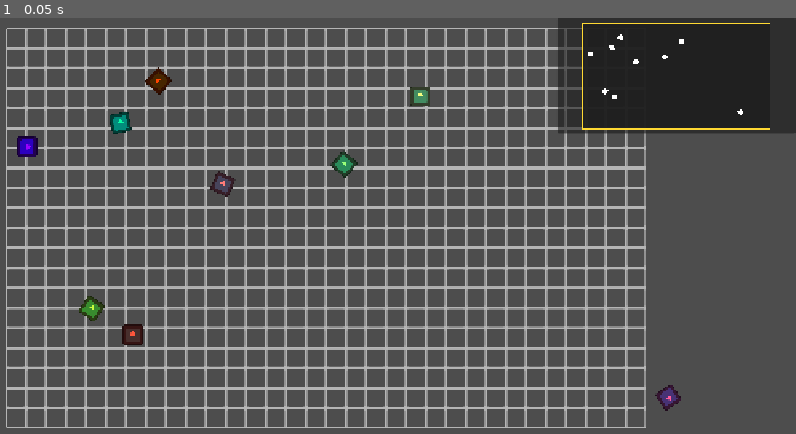
Above: before the commit, frame 1.
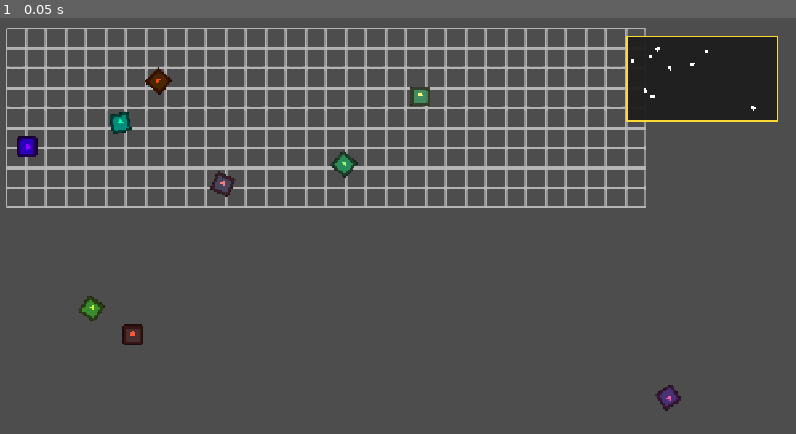
Above: after the commit, the same moment.

Repository: iboobey/piece-by-piece
Game: Godot game, scene res://scenes/puzzles/puzzle_one.tscn
Same seed, same stepped clock (60 frames per second), same inputs: the game is played once before the commit and once after it. The project has no main scene, so this scene is started directly. The engine's default icon, where the game draws it, is replaced by a stand-in: a white triangle on a blue panel in a dark square.
Inputs:
- Up to frame 1 (0.05 s): no input

The runs differ from the first frame. In frame 1, 16% of the frame differs, in the area x 0-100%, y 0-99%.

Commit message:
Some Minimap and Puzzle Piece Dragging Optimizations
I changed how the minimap cast is lit and how the puzzle pieces process frames work.

Diff:
--- a/scenes/elements/minimap.tscn
+++ b/scenes/elements/minimap.tscn
@@ -5,11 +5,17 @@
 
 [node name="Minimap" type="CanvasLayer" unique_id=983585876]
 script = ExtResource("1_x40qs")
+padding = 0.0
 
 [node name="PanelContainer" type="PanelContainer" parent="." unique_id=912337429]
-offset_left = 898.0
-offset_right = 1280.0
-offset_bottom = 185.0
+anchors_preset = 1
+anchor_left = 1.0
+anchor_right = 1.0
+offset_left = -270.0
+offset_top = 30.0
+offset_right = -30.0
+offset_bottom = 165.0
+grow_horizontal = 0
 
 [node name="MinimapControl" type="Control" parent="PanelContainer" unique_id=545719250]
 layout_mode = 2
--- a/scenes/puzzles/puzzle_one.tscn
+++ b/scenes/puzzles/puzzle_one.tscn
@@ -10,7 +10,7 @@
 
 [node name="PuzzleGrid" parent="." unique_id=1270099975 node_paths=PackedStringArray("LEVEL_CONTROLLER") instance=ExtResource("1_tx7lx")]
 GRID_X = 32
-GRID_Y = 20
+GRID_Y = 9
 GRID_SIZE = 32
 LEVEL_CONTROLLER = NodePath("../PuzzleLevelController")
 
@@ -19,15 +19,16 @@
 
 [node name="PiecesRoot" type="Node2D" parent="." unique_id=1078004608]
 
-[node name="PuzzlePiece" parent="PiecesRoot" unique_id=2072894686 node_paths=PackedStringArray("PUZZLE_GRID", "LEVEL_CONTROLLER") instance=ExtResource("2_tx7lx")]
+[node name="PuzzlePiece" parent="PiecesRoot" unique_id=2072894686 node_paths=PackedStringArray("PUZZLE_GRID", "LEVEL_CONTROLLER", "MINIMAP") instance=ExtResource("2_tx7lx")]
 position = Vector2(219, 507)
 GRID_X = 1
 GRID_Y = 1
 PUZZLE_GRID = NodePath("../../PuzzleGrid")
 LEVEL_CONTROLLER = NodePath("../../PuzzleLevelController")
 PUZZLE_MODULE = Color(1, 0.33811414, 0.23632264, 1)
+MINIMAP = NodePath("../../Minimap")
 
-[node name="PuzzlePiece2" parent="PiecesRoot" unique_id=2030280572 node_paths=PackedStringArray("PUZZLE_GRID", "LEVEL_CONTROLLER") instance=ExtResource("2_tx7lx")]
+[node name="PuzzlePiece2" parent="PiecesRoot" unique_id=2030280572 node_paths=PackedStringArray("PUZZLE_GRID", "LEVEL_CONTROLLER", "MINIMAP") instance=ExtResource("2_tx7lx")]
 position = Vector2(1076, 607)
 rotation = 2.557566
 GRID_X = 1
@@ -35,8 +36,9 @@
 PUZZLE_GRID = NodePath("../../PuzzleGrid")
 LEVEL_CONTROLLER = NodePath("../../PuzzleLevelController")
 PUZZLE_MODULE = Color(1, 0.3590473, 0.6107856, 1)
+MINIMAP = NodePath("../../Minimap")
 
-[node name="PuzzlePiece3" parent="PiecesRoot" unique_id=1228614711 node_paths=PackedStringArray("PUZZLE_GRID", "LEVEL_CONTROLLER") instance=ExtResource("2_tx7lx")]
+[node name="PuzzlePiece3" parent="PiecesRoot" unique_id=1228614711 node_paths=PackedStringArray("PUZZLE_GRID", "LEVEL_CONTROLLER", "MINIMAP") instance=ExtResource("2_tx7lx")]
 position = Vector2(153, 465)
 rotation = 0.59905493
 GRID_X = 1
@@ -44,59 +46,66 @@
 PUZZLE_GRID = NodePath("../../PuzzleGrid")
 LEVEL_CONTROLLER = NodePath("../../PuzzleLevelController")
 PUZZLE_MODULE = Color(0.78423136, 1, 0.24344015, 1)
+MINIMAP = NodePath("../../Minimap")
 
-[node name="PuzzlePiece4" parent="PiecesRoot" unique_id=1862630047 node_paths=PackedStringArray("PUZZLE_GRID", "LEVEL_CONTROLLER") instance=ExtResource("2_tx7lx")]
+[node name="PuzzlePiece4" parent="PiecesRoot" unique_id=1862630047 node_paths=PackedStringArray("PUZZLE_GRID", "LEVEL_CONTROLLER", "MINIMAP") instance=ExtResource("2_tx7lx")]
 position = Vector2(679, 125)
-GRID_X = 2
-GRID_Y = 1
+GRID_X = 1
+GRID_Y = 4
 PUZZLE_GRID = NodePath("../../PuzzleGrid")
 LEVEL_CONTROLLER = NodePath("../../PuzzleLevelController")
 PUZZLE_MODULE = Color(0.9504478, 1, 0.5075571, 1)
+MINIMAP = NodePath("../../Minimap")
 
-[node name="PuzzlePiece5" parent="PiecesRoot" unique_id=1964677161 node_paths=PackedStringArray("PUZZLE_GRID", "LEVEL_CONTROLLER") instance=ExtResource("2_tx7lx")]
+[node name="PuzzlePiece5" parent="PiecesRoot" unique_id=1964677161 node_paths=PackedStringArray("PUZZLE_GRID", "LEVEL_CONTROLLER", "MINIMAP") instance=ExtResource("2_tx7lx")]
 position = Vector2(557, 233.99998)
 rotation = 0.7054496
-GRID_X = 2
-GRID_Y = 2
+GRID_X = 1
+GRID_Y = 5
 PUZZLE_GRID = NodePath("../../PuzzleGrid")
 LEVEL_CONTROLLER = NodePath("../../PuzzleLevelController")
 PUZZLE_MODULE = Color(0.5978302, 1, 0.47373664, 1)
+MINIMAP = NodePath("../../Minimap")
 
-[node name="PuzzlePiece6" parent="PiecesRoot" unique_id=1929394198 node_paths=PackedStringArray("PUZZLE_GRID", "LEVEL_CONTROLLER") instance=ExtResource("2_tx7lx")]
+[node name="PuzzlePiece6" parent="PiecesRoot" unique_id=1929394198 node_paths=PackedStringArray("PUZZLE_GRID", "LEVEL_CONTROLLER", "MINIMAP") instance=ExtResource("2_tx7lx")]
 position = Vector2(363, 266)
 rotation = 0.40938783
-GRID_X = 2
-GRID_Y = 3
+GRID_X = 1
+GRID_Y = 6
 PUZZLE_GRID = NodePath("../../PuzzleGrid")
 LEVEL_CONTROLLER = NodePath("../../PuzzleLevelController")
 PUZZLE_MODULE = Color(1, 0.486789, 0.47485125, 1)
+MINIMAP = NodePath("../../Minimap")
 
-[node name="PuzzlePiece7" parent="PiecesRoot" unique_id=1556750826 node_paths=PackedStringArray("PUZZLE_GRID", "LEVEL_CONTROLLER") instance=ExtResource("2_tx7lx")]
+[node name="PuzzlePiece7" parent="PiecesRoot" unique_id=1556750826 node_paths=PackedStringArray("PUZZLE_GRID", "LEVEL_CONTROLLER", "MINIMAP") instance=ExtResource("2_tx7lx")]
 position = Vector2(50, 206)
 rotation = 1.5845603
-GRID_X = 3
-GRID_Y = 1
+GRID_X = 1
+GRID_Y = 7
 PUZZLE_GRID = NodePath("../../PuzzleGrid")
 LEVEL_CONTROLLER = NodePath("../../PuzzleLevelController")
 PUZZLE_MODULE = Color(0.6050606, 0, 1, 1)
+MINIMAP = NodePath("../../Minimap")
 
-[node name="PuzzlePiece8" parent="PiecesRoot" unique_id=532543539 node_paths=PackedStringArray("PUZZLE_GRID", "LEVEL_CONTROLLER") instance=ExtResource("2_tx7lx")]
+[node name="PuzzlePiece8" parent="PiecesRoot" unique_id=532543539 node_paths=PackedStringArray("PUZZLE_GRID", "LEVEL_CONTROLLER", "MINIMAP") instance=ExtResource("2_tx7lx")]
 position = Vector2(260, 101)
 rotation = -0.82693714
-GRID_X = 3
-GRID_Y = 2
+GRID_X = 1
+GRID_Y = 8
 PUZZLE_GRID = NodePath("../../PuzzleGrid")
 LEVEL_CONTROLLER = NodePath("../../PuzzleLevelController")
 PUZZLE_MODULE = Color(1, 0.2722674, 0, 1)
+MINIMAP = NodePath("../../Minimap")
 
-[node name="PuzzlePiece9" parent="PiecesRoot" unique_id=1555643464 node_paths=PackedStringArray("PUZZLE_GRID", "LEVEL_CONTROLLER") instance=ExtResource("2_tx7lx")]
+[node name="PuzzlePiece9" parent="PiecesRoot" unique_id=1555643464 node_paths=PackedStringArray("PUZZLE_GRID", "LEVEL_CONTROLLER", "MINIMAP") instance=ExtResource("2_tx7lx")]
 position = Vector2(199, 168.00002)
 rotation = -0.20078355
-GRID_X = 3
-GRID_Y = 3
+GRID_X = 1
+GRID_Y = 9
 PUZZLE_GRID = NodePath("../../PuzzleGrid")
 LEVEL_CONTROLLER = NodePath("../../PuzzleLevelController")
 PUZZLE_MODULE = Color(0.03205681, 1, 0.6516162, 1)
+MINIMAP = NodePath("../../Minimap")
 
 [node name="Camera2D" type="Camera2D" parent="." unique_id=51699908]
 limit_left = 0
--- a/scripts/elements/minimap.gd
+++ b/scripts/elements/minimap.gd
@@ -1,6 +1,6 @@
 extends CanvasLayer
 
-@export_category("Minimap Variables")
+@export_category("MinimapVariables")
 @export var pieces_root : Node2D
 @export var board_camera : Camera2D
 @export var board_bounds : Rect2 = Rect2(
@@ -9,3 +9,8 @@
 
 @export var padding : float = 8.0
 @export var piece_dot_radius : float = 3.0
+
+@onready var minimap_control: MinimapController = $PanelContainer/MinimapControl
+
+func request_redraw():
+	minimap_control.request_redraw()
--- a/scripts/elements/minimap_contoller.gd
+++ b/scripts/elements/minimap_contoller.gd
@@ -17,7 +17,8 @@
 # Piece Sprite Variables
 var white_texture_cache : Dictionary = {}
 
-func _process(_delta: float) -> void:
+
+func request_redraw():
 	queue_redraw()
 
 
@@ -119,7 +120,7 @@
 	if image == null or image.is_empty():
 		return texture
 
-	image.convert(Image.FORMAT_RGB8)
+	image.convert(Image.FORMAT_RGBA8)
 
 	for y in range(image.get_height()):
 		for x in range(image.get_width()):
--- a/scripts/elements/puzzle_grid.gd
+++ b/scripts/elements/puzzle_grid.gd
@@ -8,6 +8,7 @@
 @export var GRID_Y : int
 @export var GRID_SIZE : int
 @export var LEVEL_CONTROLLER : LevelController
+
 
 const CORNER_GHOST_PIECE = preload("res://assets/graphics/puzzlegrid/Corner_Ghost_Piece.svg")
 const GHOST_PIECE = preload("res://assets/graphics/puzzlegrid/Ghost_Piece.svg")
--- a/scripts/elements/puzzle_level_controller.gd
+++ b/scripts/elements/puzzle_level_controller.gd
@@ -31,8 +31,8 @@
 	return (
 		cell.x >= 0
 		and cell.y >= 0
-		and cell.x < grid_columns
-		and cell.y < grid_rows
+		and cell.x <= grid_columns
+		and cell.y <= grid_rows
 	)
 
 
@@ -40,7 +40,7 @@
 	if not is_inside_board(cell):
 		return false
 
-	return bool(grid_bools[cell.y][cell.x])
+	return bool(grid_bools[cell.y - 1][cell.x - 1])
 
 
 func has_cardinal_neighbors(cell : Vector2i):
@@ -65,13 +65,16 @@
 	var cell := Vector2i(grid_x, grid_y)
 
 	if not is_inside_board(cell):
+		print(grid_y, "i")
 		return false
 
 	if is_occupied(cell):
+		print(grid_y, "o")
 		return false
 
 	if not is_side(cell) and not has_cardinal_neighbors(cell):
+		print(grid_y, "n")
 		return false
 
-	grid_bools[cell.y][cell.x] = true
+	grid_bools[cell.y - 1][cell.x - 1] = true
 	return true
--- a/scripts/elements/puzzle_piece.gd
+++ b/scripts/elements/puzzle_piece.gd
@@ -10,8 +10,12 @@
 @export var PUZZLE_PIECE_SPRITE : CompressedTexture2D = preload("res://icon.svg")
 @export var PUZZLE_MODULE : Color = Color.WHITE
 
+@export_category("MinimapVariables")
+@export var MINIMAP : CanvasLayer
+
 @onready var puzzle_piece_sprite: Sprite2D = %PuzzlePieceSprite
 
+static var alpha_bitmap_cache : Dictionary = {}
 
 # Position Variables
 var target_position : Vector2
@@ -34,6 +38,8 @@
 
 
 func _ready() -> void:
+	set_process(false)
+
 	puzzle_piece_sprite.texture = PUZZLE_PIECE_SPRITE
 	puzzle_piece_sprite.modulate = PUZZLE_MODULE
 	set_texture_bitmap()
@@ -47,17 +53,33 @@
 	rotate_piece(delta)
 	if is_dragging:
 		global_position = get_global_mouse_position() + drag_offset
+		MINIMAP.request_redraw()
 
 
 func set_texture_bitmap():
-	if not puzzle_piece_sprite.texture:
+	var texture := puzzle_piece_sprite.texture
+	if texture == null:
 		alpha_bitmap = null
 		return
 
-	var image = puzzle_piece_sprite.texture.get_image()
-	if image:
-		alpha_bitmap = BitMap.new()
-		alpha_bitmap.create_from_image_alpha(image, 0.1)
+	var cache_key := texture.get_instance_id()
+
+	if alpha_bitmap_cache.has(cache_key):
+		alpha_bitmap = alpha_bitmap_cache[cache_key] as BitMap
+		return
+
+	var image := texture.get_image()
+
+	if image == null or image.is_empty():
+		alpha_bitmap = null
+		return
+
+	var bitmap : BitMap = BitMap.new()
+
+	bitmap.create_from_image_alpha(image, 0.01)
+
+	alpha_bitmap_cache[cache_key] = bitmap
+	alpha_bitmap = bitmap
 
 
 func _unhandled_input(event: InputEvent) -> void:
@@ -73,11 +95,13 @@
 					is_dragging = false
 				else:
 					is_dragging = true
+					set_process(true)
 					drag_offset = global_position - get_global_mouse_position()
 					move_to_front_z_index()
 		else:
 			snap()
 			is_dragging = false
+			set_process(false)
 
 
 func obscured_by_higher_piece() -> bool:
